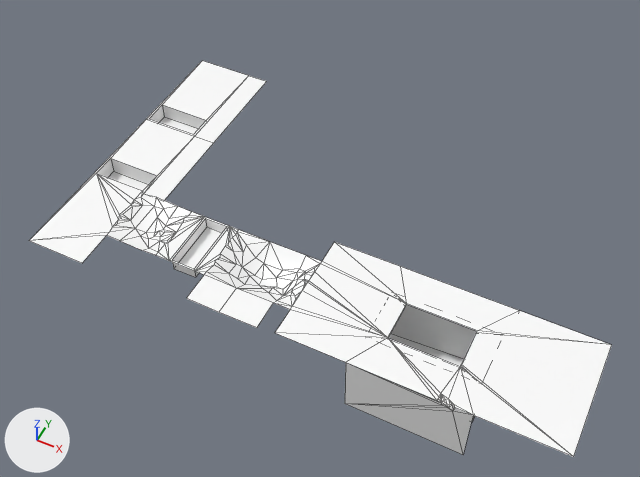
Two versions of the FBX model Assets/Art/Meshs/1-Enviros/Kit/Tuto/SM_C_Tuto.fbx, one commit apart.
Rendered twice from a 50 mm lens placed at (66.7, -143.4, 196.0), pointed at (-13.4, 16.8, -4.2). The axes (+X, +Y, +Z) are drawn at lower left. The lights are the same throughout. The picture after the commit comes second. Mesh edges are drawn as thin lines. Where no turn or scale is listed for an object, it has been applied to the vertices.

Objects in the first picture: 'SM_C_Tuto'.
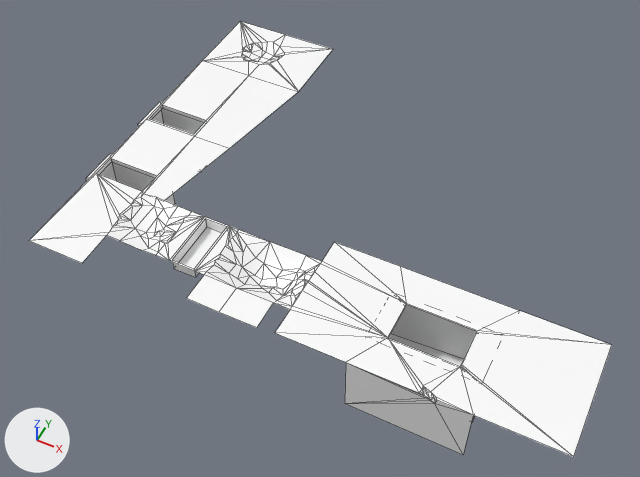
Boxes [x1, y1, x2, y2] around the edits, measured in the pictures (640 x 477 px):
'SM_C_Tuto', reshaped (10% taller): before [29, 61, 612, 457]; after [29, 21, 612, 457]
part 1 of me_mesh, built on: before [97, 76, 473, 455]; after [86, 21, 473, 455]

Edits to the bpy script that builds the scene:
```text
Change me_mesh:
    used by ob_sm_c_tuto; location = (-80.3, 60.5, 9.9)
    remove me_mesh.from_pydata(...)  # 209 vertices, 286 faces; spans x 0.0..155.0, y -92.0..0.0, z -20.0..1.0
    add me_mesh.from_pydata(...)  # 270 vertices, 370 faces; spans x -2.0..155.0, y -92.0..26.0, z -20.0..1.0
    me_mesh part 1
    2 vertices are removed from x 25.0..126.0, y -89.0..0.0, z 0.0
    18 faces are deleted
    9 vertices in x 121.0..125.0, y -89.0..-87.0, z -1.0..0.0 move by (-4.0, 0.0, 0.0)
    9 vertices in x 122.0..126.0, y -89.0..-88.0, z -2.0..0.0 move by (-5.0, 0.0, 0.0)
    9 vertices move from x 1.0..25.0, y -62.0..-26.0, z -5.0..0.0 to x -2.0..31.0, y -64.0..-23.0, z -13.0..0.0
    55 vertices are added at x 0.0..117.0, y -89.0..26.0, z -2.0..0.0
    8 new vertices lie (0.0, 0.0, 12.0) away from vertices in x 1.0..17.0, y -62.0..-26.0, z -5.0
    102 new faces join them
```
